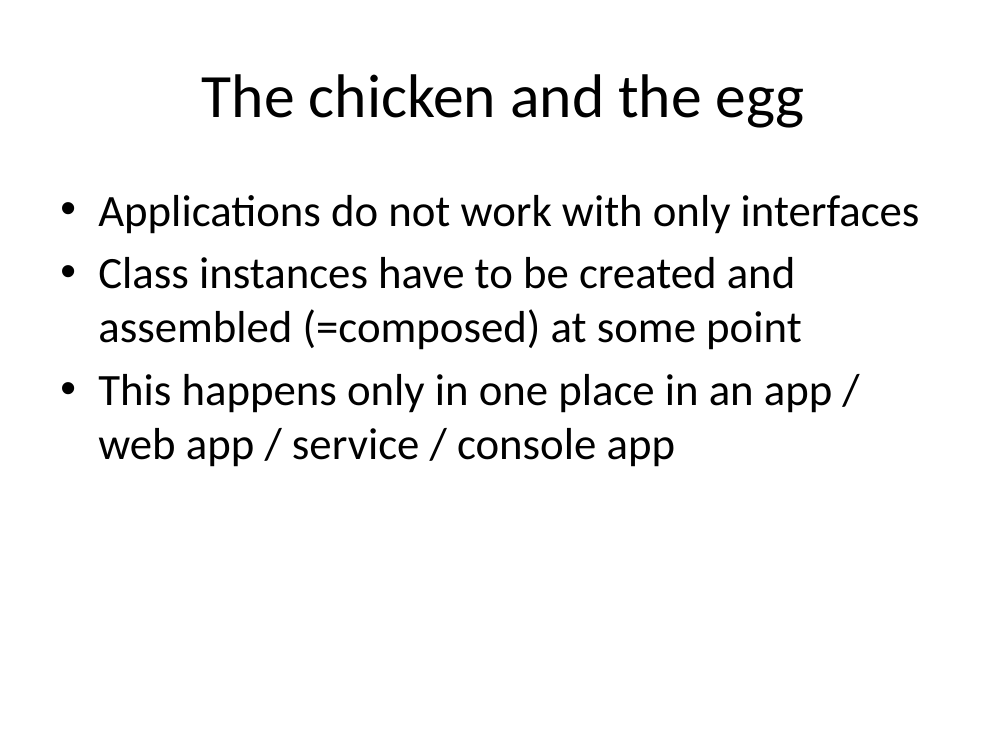
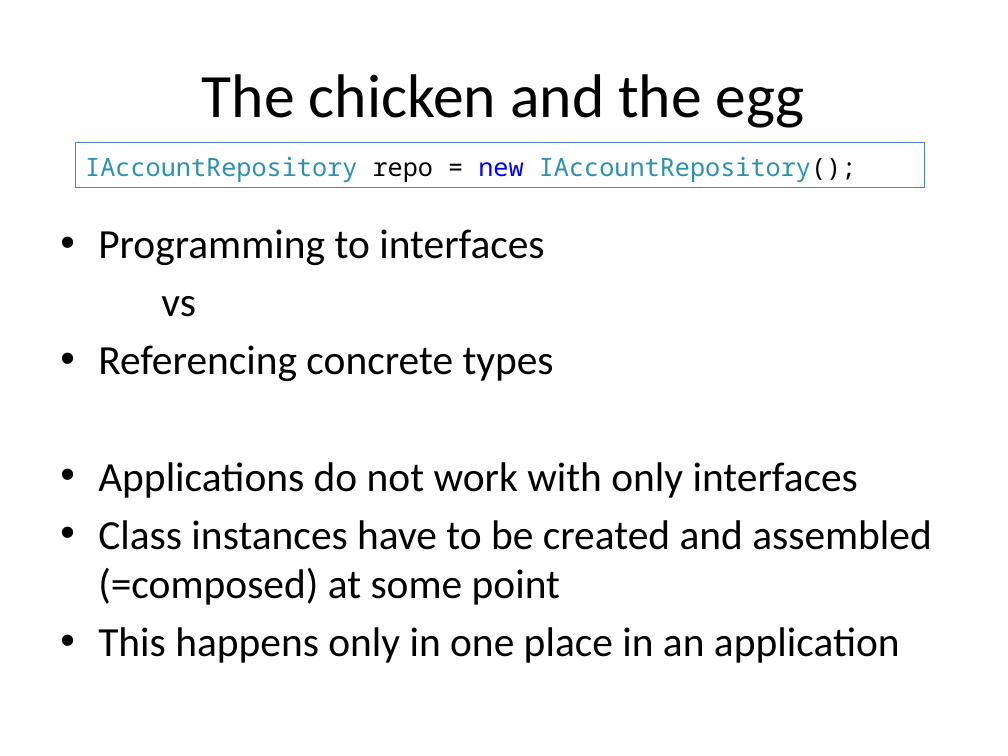
Before and after one commit to tsimbalar/DependencyInjectionTheRightWay, a slide deck: slide 26 of Dependency Injection - the right way.pptx (slide 27 before the commit). Drawn at 1008x756 pixels with LibreOffice and Linux fonts; fonts in the diff are those of the drawing. Boxes give left, top, right and bottom in pixels: in the first picture for what was removed or moved away, otherwise in the second. Text is boxed around its words. In the diff, an @@ line names an element or a change of style, - is before the commit and + after.

```diff
--- a/Dependency Injection - the right way.pptx
+++ b/Dependency Injection - the right way.pptx
@@ rectangle added at [76, 142, 925, 187], fill #FFFFFF, outline #4F81BD 0.75 pt, 18 pt, text #2B91AF @@
+IAccountRepository repo = new IAccountRepository();
@@ text "Programming to interfaces": place and size @@
-text "Programming to interfaces" at [98, 195, 920, 467]
+text "Programming to interfaces" at [98, 229, 932, 663]
@@ text at [98, 229, 554, 381]: paragraphs added @@
+• Programming to interfaces
+vs
+• Referencing concrete types
@@ text at [98, 462, 932, 605]: size 32 to 29.6 pt in "Applications do not work with only interfaces", "Class instances have to be created and ..." @@
@@ text at [98, 627, 900, 663]: text changed; size 32 to 29.6 pt @@
-• This happens only in one place in an app / web app / service / console app
+• This happens only in one place in an application
```
Also in this commit, not shown: 14 other slides changed, 1 slide removed.
